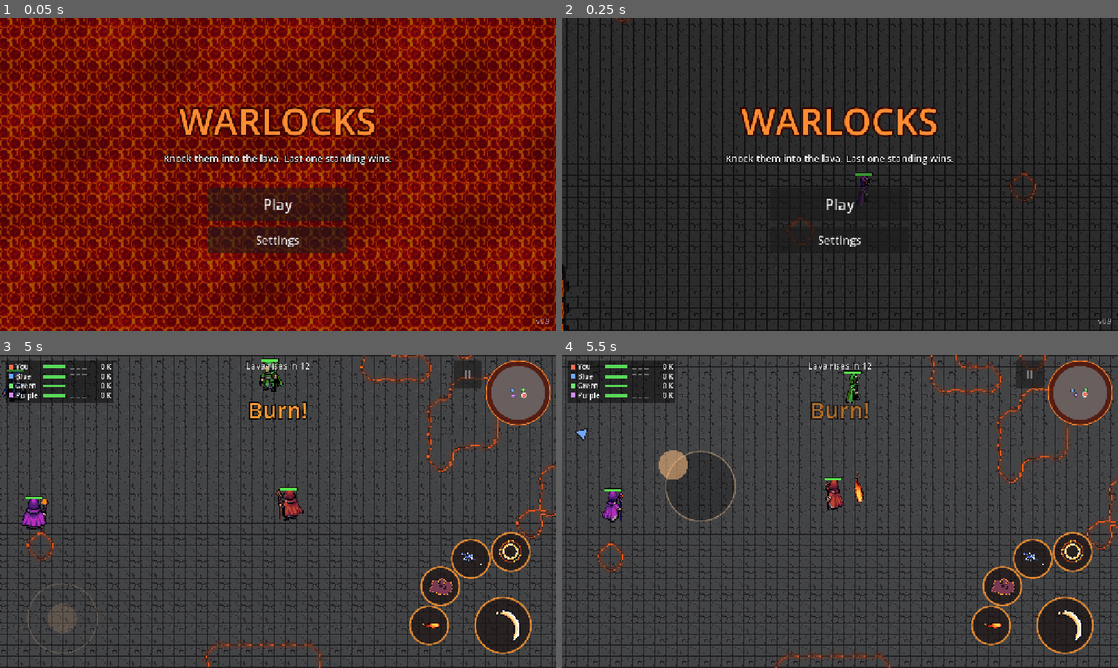
Above: before the commit, frames 1-4 (two rows, left to right).
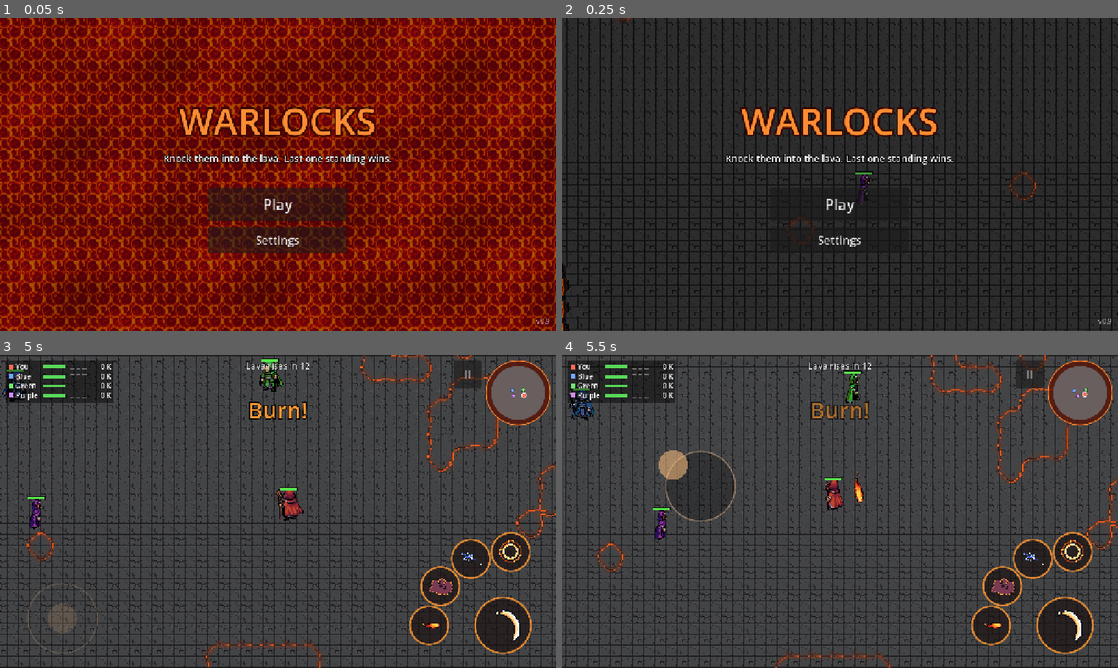
Above: after the commit, the same moments.

Repository: MariosToump/warlocks_on_android
Game: Godot game, scene res://scenes/game.tscn
Two runs of this game, one before a commit and one after it. Both use one fixed random seed, a clock stepped at 60 frames per second and the inputs below.
Inputs (mouse positions are in pixels of both pictures, inside the frame that each line leads up to):
- Up to frame 1 (0.05 s): no input
- Up to frame 2 (0.25 s): no input
- Up to frame 3 (5 s): click "Play" at 0.5 s; tap Enter at 1.25 s; move the mouse to (400, 495) at 1.27 s; hold D (move_right) 1.28-2 s; hold A (attack) 1.28-2 s; click (400, 495) at 1.42 s; click "II" at 2 s; click "Restart match" at 2.75 s; tap Space at 3.5 s; drag from (166, 527) to (250, 574) at 3.52 s; move the mouse to (333, 442) at 4.27 s; hold D (move_right) from 4.28 s (still down); hold A (attack) from 4.28 s (still down); tap Down (cam_down) at 4.35 s
- Up to frame 4 (5.5 s): release D (move_right) at 5 s; release A (attack) at 5 s; drag from (812, 574) to (673, 464) at 5.02 s

Frame 1 is identical in both runs. In frame 2, 5.1% of the frame differs, in the area x 0-100%, y 0-100%; in frame 3, 0.3%; in frame 4, 0.8%.

Commit message:
AI: smarter charger, sniper moods, opportunist Trickster
Brawler: dodges instead of shielding everything (dodge 1.4, shield 1.1),
weaves in, holds at 130 px until the target is open or just threw a spell.
Caster: cautious-leaning moods, low risk appetite. Trickster: opportunist
moods, goes after wizards busy fighting someone else.

Co-Authored-By: Claude Opus 5.5 <noreply@anthropic.com>

Diff:
--- a/ai/personalities/brawler.tres
+++ b/ai/personalities/brawler.tres
@@ -7,4 +7,8 @@
 personality_name = "Brawler"
 preferred_distance = 50.0
 retreat_bias = 0.1
-weights = {"homing": 0.8, "blink_in": 1.4, "dodge": 1.0, "fireball": 0.5, "lightning": 1.4, "recover": 1.0, "reposition": 1.25, "shield": 1.4, "staff": 1.6}
+weights = {"homing": 0.8, "blink_in": 1.4, "dodge": 1.4, "fireball": 0.5, "lightning": 1.4, "recover": 1.0, "reposition": 1.25, "shield": 1.1, "staff": 1.6}
+mood_odds = {"aggressive": 0.6, "cautious": 0.15, "opportunist": 0.25}
+risk_appetite = 1.0
+zigzag = true
+patient_charge = true
--- a/ai/personalities/caster.tres
+++ b/ai/personalities/caster.tres
@@ -8,3 +8,5 @@
 preferred_distance = 220.0
 retreat_bias = 0.5
 weights = {"homing": 1.0, "blink_in": 0.6, "dodge": 0.9, "fireball": 1.0, "lightning": 1.0, "recover": 1.0, "reposition": 1.0, "shield": 1.0, "staff": 0.7}
+mood_odds = {"aggressive": 0.3, "cautious": 0.45, "opportunist": 0.25}
+risk_appetite = 0.5
--- a/ai/personalities/trickster.tres
+++ b/ai/personalities/trickster.tres
@@ -8,3 +8,6 @@
 preferred_distance = 180.0
 retreat_bias = 0.5
 weights = {"homing": 1.2, "blink_in": 1.6, "dodge": 1.1, "fireball": 1.0, "lightning": 1.3, "recover": 1.0, "reposition": 1.0, "shield": 0.8, "staff": 1.0}
+mood_odds = {"aggressive": 0.2, "cautious": 0.2, "opportunist": 0.6}
+risk_appetite = 1.2
+opportunist_targeting = 1.5
--- a/scripts/ai/ai_controller.gd
+++ b/scripts/ai/ai_controller.gd
@@ -47,6 +47,15 @@
 const OPPORTUNITY_TARGETING := 220.0
 ## Blink in from this far when the target is wide open (normally 220).
 const RISKY_BLINK := 300.0
+## Patient charge (Brawler): hold this far off until the target is this open,
+## or was seen throwing an attack spell this recently.
+const PATIENT_HOLD := 130.0
+const PATIENT_OPENING := 0.4
+const PATIENT_SEEN := 1.2
+const ATTACK_SLOTS := ["Q", "E", "D"]
+## Zig-zag (Brawler): steps this long, this far to the side.
+const ZIG_STEP := 80.0
+const ZIG_SIDE := 40.0
 
 @export var profile: AIProfile
 @export var personality: AIPersonality
@@ -69,6 +78,9 @@
 ## +1 / -1: which way the bot circles its target while repositioning.
 var _strafe := 1.0
 var _strafe_left := 0.0
+## Zig-zag side (+1 / -1) and time until it flips.
+var _zig := 1.0
+var _zig_left := 0.0
 ## Per projectile (instance id): [tries to dodge, would shield] rolled once.
 var _rolls := {}
 ## Per enemy (instance id) mid-cast: shield against this cast? Rolled once.
@@ -131,8 +143,21 @@
 ## Distance it wants from its target: personality x mood, and well out of
 ## reach while watching.
 func preferred_distance() -> float:
-	var d := personality.preferred_distance * mood.distance_mult
+	var d := personality.preferred_distance
+	if personality.patient_charge and target and not _opening_to_charge():
+		d = maxf(d, PATIENT_HOLD)
+	d *= mood.distance_mult
 	return maxf(d, WATCH_DISTANCE) if watching() else d
+
+
+## Patient charge: is the target open, or did it just throw a spell?
+func _opening_to_charge() -> bool:
+	if opportunity(target) >= PATIENT_OPENING:
+		return true
+	for slot in ATTACK_SLOTS:
+		if memory.seen(target, slot) < PATIENT_SEEN:
+			return true
+	return false
 
 
 func _watch_everyone() -> void:
@@ -205,6 +230,10 @@
 	if _strafe_left <= 0.0:
 		_strafe_left = randf_range(1.5, 3.5)
 		_strafe = -_strafe
+	_zig_left -= delta
+	if _zig_left <= 0.0:
+		_zig_left = randf_range(0.4, 0.7)
+		_zig = -_zig
 	_think_left -= delta
 	if _think_left <= 0.0:
 		_think_left = profile.think_interval * randf_range(0.8, 1.2)
@@ -286,7 +315,7 @@
 		cost -= w.match_wins * LEADER_BONUS
 		if _lava_within(w.global_position, NEAR_LAVA):
 			cost -= 150.0
-		cost -= opportunity(w) * OPPORTUNITY_TARGETING * risk()
+		cost -= opportunity(w) * OPPORTUNITY_TARGETING * risk() * personality.opportunist_targeting
 		if w == target:
 			cost -= KEEP_TARGET_BONUS
 		if w == wizard.last_attacker and Time.get_ticks_msec() / 1000.0 - wizard.last_hit_at < RETALIATE_TIME:
@@ -345,6 +374,12 @@
 		want = lerpf(d, want, personality.retreat_bias)
 	var dir := from_target.normalized().rotated(_strafe * 0.35)
 	_goal = target.global_position + dir * want
+	if personality.zigzag and d > want:
+		# Weave in: short steps toward the goal, alternating sides.
+		var step: Vector2 = _goal - wizard.global_position
+		if step.length() > ZIG_STEP + 20.0:
+			var f := step.normalized()
+			_goal = wizard.global_position + f * ZIG_STEP + f.orthogonal() * ZIG_SIDE * _zig
 
 
 ## Homing Orb (slot D, bought in the shop): slow but it curves, so good at
--- a/scripts/ai/ai_personality.gd
+++ b/scripts/ai/ai_personality.gd
@@ -23,3 +23,11 @@
 ## goes for an opening (scales the opportunity bonus).
 @export var mood_odds := {"aggressive": 1.0, "cautious": 1.0, "opportunist": 1.0}
 @export var risk_appetite := 0.8
+## v0.10 Brawler: weave from side to side while closing in.
+@export var zigzag := false
+## v0.10 Brawler: hold just out of reach until the target is open or has
+## just thrown a spell, then charge in.
+@export var patient_charge := false
+## v0.10: how much an enemy's opportunity counts when picking a target
+## (the Trickster's third-party instinct).
+@export var opportunist_targeting := 1.0
--- a/tools/test_ai.gd
+++ b/tools/test_ai.gd
@@ -98,14 +98,15 @@
 	_park_all()
 	var ai := _make_bot(blue, "brawler", "normal")
 	_place(blue, c)
-	_place(green, c + Vector2(400, 0))
+	(blue.get_spell("E") as Spell).cooldown_left = 99.0 # walking, not zapping it away
+	await _open_up(green, c + Vector2(400, 0))
 	var d := INF
 	var t := 0.0
 	while t < 3.0:
 		await _frames(1)
 		t += 1.0 / 60.0
 		d = minf(d, blue.global_position.distance_to(green.global_position))
-	_check(d < 150.0, "brawler closes from 400 px to < 150 px in 3 s (closest %.0f)" % d)
+	_check(d < 150.0, "brawler closes on an open target from 400 px to < 150 px in 3 s (closest %.0f)" % d)
 	_remove_bot(ai)
 
 
@@ -234,9 +235,10 @@
 	_park_all()
 	var ai := _make_bot(blue, "brawler", "normal")
 	_place(blue, c)
-	_place(green, c + Vector2(200, 0))
+	(blue.get_spell("E") as Spell).cooldown_left = 99.0 # the staff, not a zap
+	await _open_up(green, c + Vector2(200, 0))
 	var t := await _time_to_use(blue, "A", 4.0)
-	_check(t >= 0.0, "brawler walks up and swings the staff within 4 s (%.1f s)" % t)
+	_check(t >= 0.0, "brawler walks up to an open target and swings within 4 s (%.1f s)" % t)
 	_remove_bot(ai)
 
 
@@ -523,6 +525,17 @@
 
 # --- helpers -----------------------------------------------------------------
 
+## v0.10: the Brawler waits for an opening before charging. Give `w` one a
+## player would see (hurt + just blinked), then put it at `at`.
+func _open_up(w: Wizard, at: Vector2) -> void:
+	await _frames(2) # the bot's memory starts watching a frame after it's added
+	_place(w, at)
+	(w.get_spell("W") as Spell).cooldown_left = 0.0
+	w.cast("W", at + Vector2(0, 40))
+	await _frames(20)
+	w.global_position = at
+	w.health = 30.0
+
 ## "survivor" = a bot that only dodges, shields and recovers, and otherwise
 ## stands still (so survival tests can't pass by accident).
 func _make_bot(w: Wizard, pers: String, prof: String) -> AIController:
--- a/tools/test_ai_human.gd
+++ b/tools/test_ai_human.gd
@@ -62,6 +62,11 @@
 	await _test_memory_freed_enemy()
 	await _test_opportunity()
 	await _test_risk_prefers_exposed_target()
+	# Task 4: personalities
+	await _test_brawler_dodges()
+	await _test_brawler_zigzags()
+	await _test_brawler_waits_for_opening()
+	await _test_trickster_third_party()
 
 	print("TEST %s (%d failures)" % ["PASSED" if failures == 0 else "FAILED", failures])
 	quit(1 if failures else 0)
@@ -327,6 +332,109 @@
 	_remove_bot(ai)
 
 
+# --- Task 4 ------------------------------------------------------------------
+
+## Blue used to shield everything he could have dodged. With his shield
+## ready, 20 fireballs from 400 px: he should sidestep most of them.
+func _test_brawler_dodges() -> void:
+	print("brawler dodges")
+	_park_all()
+	var ai := _make_bot(blue, "brawler", "normal")
+	for s in ["Q", "E", "A"]: # no counter-attacks: only dodge or shield
+		(blue.get_spell(s) as Spell).cooldown_left = 999.0
+	var dodged := 0
+	var shielded := 0
+	for i in 20:
+		blue.reset(c)
+		green.reset(c + Vector2.from_angle(i * TAU / 20.0) * 400.0)
+		(green.get_spell("Q") as Spell).cooldown_left = 0.0
+		(blue.get_spell("R") as Spell).cooldown_left = 0.0
+		(blue.get_spell("W") as Spell).cooldown_left = 0.0
+		await _frames(2)
+		if not green.cast("Q", blue.global_position):
+			continue
+		var used_shield := false
+		for f in 72:
+			await _frames(1)
+			used_shield = used_shield or blue.is_shielded()
+		if used_shield:
+			shielded += 1
+		elif blue.health >= 99.99:
+			dodged += 1
+	_check(dodged >= 6 and dodged >= shielded * 2, "dodges more than he shields (dodged %d, shielded %d)" % [dodged, shielded])
+	for s in ["Q", "E", "A"]:
+		(blue.get_spell(s) as Spell).cooldown_left = 0.0
+	_remove_bot(ai)
+
+
+func _test_brawler_zigzags() -> void:
+	print("brawler zig-zags")
+	_park_all()
+	var ai := _make_bot(blue, "brawler", "normal")
+	for s in ["Q", "E", "W", "A"]: # walk only: no spells, no staff
+		(blue.get_spell(s) as Spell).cooldown_left = 99.0
+	_place(blue, c)
+	_place(green, c + Vector2(520, 0))
+	# Count changes of sideways direction (his strafe already curves the
+	# path to one side, so "both sides of the line" isn't the measure).
+	var flips := 0
+	var side := 0
+	var last_y := blue.global_position.y
+	for i in 200:
+		await _frames(1)
+		var vy := (blue.global_position.y - last_y) * 60.0
+		last_y = blue.global_position.y
+		if blue.global_position.distance_to(green.global_position) > 140.0 and absf(vy) > 20.0:
+			var now := 1 if vy > 0.0 else -1
+			if side != 0 and now != side:
+				flips += 1
+			side = now
+	_check(flips >= 2, "weaves on the way in (%d sideways turns)" % flips)
+	_park_all()
+	_remove_bot(ai)
+
+
+func _test_brawler_waits_for_opening() -> void:
+	print("brawler waits for an opening")
+	_park_all()
+	var ai := _make_bot(blue, "brawler", "normal")
+	_place(blue, c)
+	_place(green, c + Vector2(300, 0))
+	await _frames(2)
+	ai.target = green
+	var hold := ai.preferred_distance()
+	_check(absf(hold - 130.0) < 1.0, "healthy enemy, nothing seen: holds at ~130 (%.0f)" % hold)
+	await _cast_and_wait(green, "Q", c + Vector2(300, -300))
+	var go := ai.preferred_distance()
+	_check(go < 60.0, "enemy just threw a spell: charges in (%.0f)" % go)
+	_remove_bot(ai)
+
+
+## The Trickster goes after the wizard busy fighting someone else.
+func _test_trickster_third_party() -> void:
+	print("trickster third party")
+	_park_all()
+	var ai := _make_bot(purple, "trickster", "normal")
+	_place(purple, c)
+	_place(green, c + Vector2(300, 0)) # busy: just hit by the player
+	_place(blue, c + Vector2(-250, 0)) # idle, a bit nearer
+	await _frames(2)
+	green.take_damage(1.0, player)
+	ai.target = null
+	_check(ai._pick_target() == green, "picks the busy enemy over the nearer idle one")
+	var caster := _make_bot(green, "caster", "normal") # control: the sniper doesn't care as much
+	_place(green, c)
+	_place(blue, c + Vector2(300, 0))
+	_place(player, c + Vector2(-250, 0))
+	_place(purple, c + Vector2(-900, -300)) # out of the way
+	await _frames(2)
+	blue.take_damage(1.0, purple)
+	caster.target = null
+	_check(caster._pick_target() == player, "the Caster still takes the nearer one")
+	_remove_bot(caster)
+	_remove_bot(ai)
+
+
 # --- helpers -----------------------------------------------------------------
 
 func _make_bot(w: Wizard, pers: String, prof: String) -> AIController:
